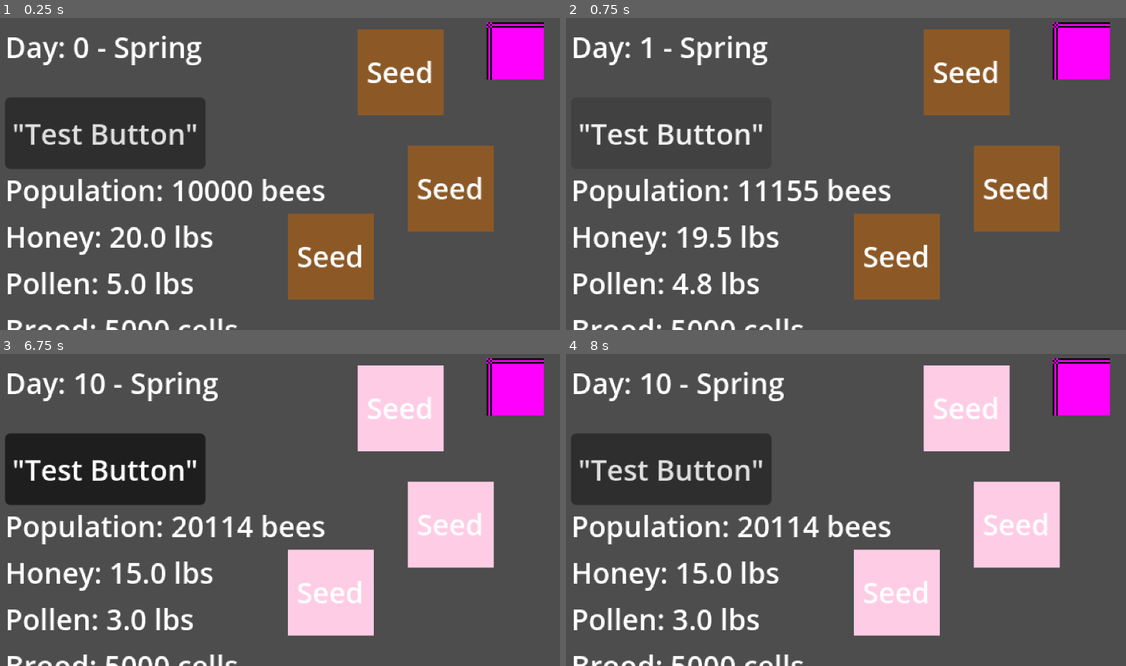
Above: before the commit, frames 1-4 (two rows, left to right).
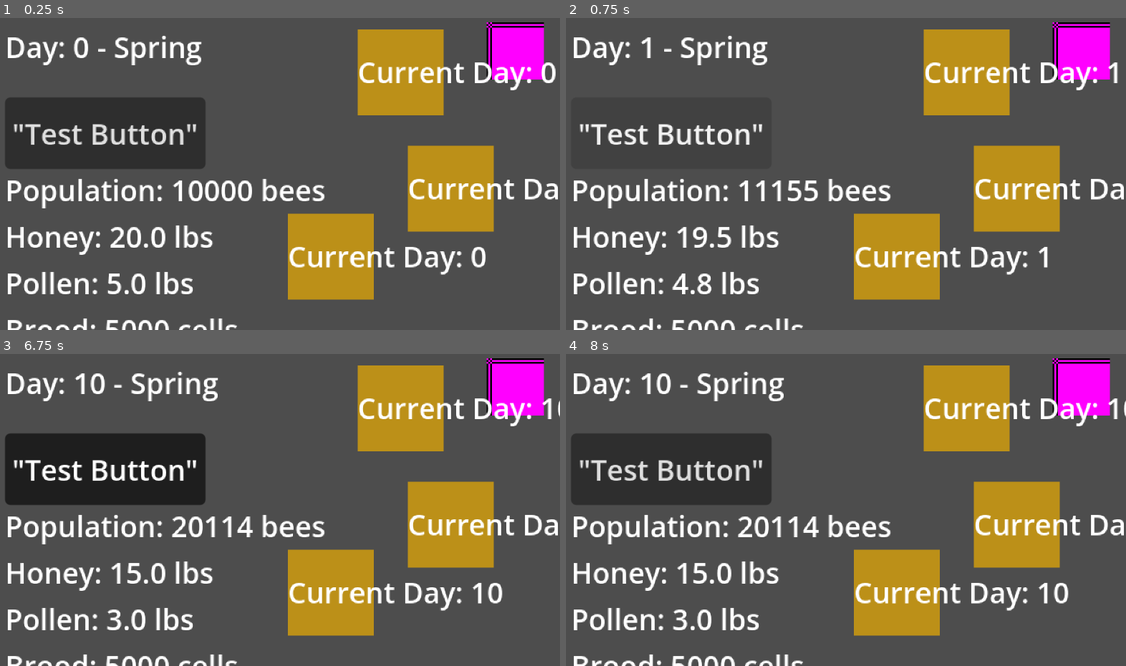
Above: after the commit, the same moments.

Repository: qLu-jML/beekeeperPro
Game: Godot game, scene res://scenes/main.tscn
The game is run twice, just before and just after one commit, with the same random seed, the same clock (stepped at 60 frames per second) and the same inputs.
Inputs (mouse positions are in pixels of both pictures, inside the frame that each line leads up to):
- Up to frame 1 (0.25 s): no input
- Up to frame 2 (0.75 s): click "'Test Button'" at 0.5 s
- Up to frame 3 (6.75 s): click "'Test Button'" at 1.25 s; click "'Test Button'" at 2 s; tap Enter at 2.75, 4.25, 5.75 s; move the mouse to (515, 388) at 2.77 s; click (515, 388) at 2.92 s; tap Space at 3.5, 5, 6.5 s; move the mouse to (156, 522) at 3.52 s; click (156, 522) at 3.67 s; move the mouse to (330, 435) at 4.27 s; click (330, 435) at 4.42 s; move the mouse to (246, 569) at 5.02 s; click (246, 569) at 5.17 s; move the mouse to (448, 553) at 5.77 s; click (448, 553) at 5.92 s; move the mouse to (100, 456) at 6.52 s; click (100, 456) at 6.67 s
- Up to frame 4 (8 s): move the mouse to (868, 503) at 7.27 s; click (868, 503) at 7.42 s

The runs differ from the first frame. In frame 1, 14% of the frame differs, in the area x 51-100%, y 3-91%; in frame 2, 14%; in frame 3, 14%; in frame 4, 14%.
Error before the commit: Invalid assignment of property or key 'text' with value of type 'String' on a base object of type 'null instance'. (res://scripts/core/flower.gd:36)

Commit message:
Update flower.gd

Diff:
--- a/scripts/core/flower.gd
+++ b/scripts/core/flower.gd
@@ -1,45 +1,23 @@
 extends Node2D
-class_name Flower
 
-enum GrowthStage { SEED, SPROUT, BLOOM }
+var current_day = 0
 
-@export var flower_name: String = "Daisy"
-@export var days_to_full_bloom: int = 5               # can be different per flower type later
-@export var nectar_value_when_bloomed: float = 2.0    # base nectar per day when blooming
-
-var current_stage: GrowthStage = GrowthStage.SEED
-var days_since_planted: int = 0
-
-func _ready() -> void:
+# Called when the node is added to the scene.
+func _ready():
 	update_appearance()
 
-func advance_day() -> void:
-	days_since_planted += 1
+func update_appearance():
+	var stage_label = get_node("Placeholder/StageLabel")
+	if stage_label != null:
+		stage_label.text = "Current Day: %d" % current_day
+	else:
+		print("ERROR: StageLabel not found!")
 
-	if days_since_planted >= days_to_full_bloom:
-		current_stage = GrowthStage.BLOOM
-	elif days_since_planted >= ceil(days_to_full_bloom / 2.0):
-		current_stage = GrowthStage.SPROUT
-	else:
-		current_stage = GrowthStage.SEED
+# Function to advance the day
+func advance_day():
+	current_day += 1
+	update_appearance()  # Update the appearance after advancing the day
 
-	update_appearance()
-	print("[Flower %s] Day %d/%d → %s" % [flower_name, days_since_planted, days_to_full_bloom, current_stage])
-
-func update_appearance() -> void:
-	var color_rect = $Placeholder as ColorRect
-	var label = $StageLabel as Label
-
-	match current_stage:
-		GrowthStage.SEED:
-			color_rect.color = Color(0.55, 0.35, 0.15)  # brown dirt/seed
-			label.text = "Seed"
-		GrowthStage.SPROUT:
-			color_rect.color = Color(0.4, 0.8, 0.4)      # green shoot
-			label.text = "Sprout"
-		GrowthStage.BLOOM:
-			color_rect.color = Color(1.0, 0.8, 0.9)      # pink/purple flower
-			label.text = "Bloom!"
-
-	# Later replace modulate with real textures:
-	# $Visual.texture = preload("res://sprites/flowers/daisy_bloom.png")
+# Example connection for button pressed signal
+func _on_next_day_button_pressed():
+	advance_day()  # Call advance_day when the button is pressed
